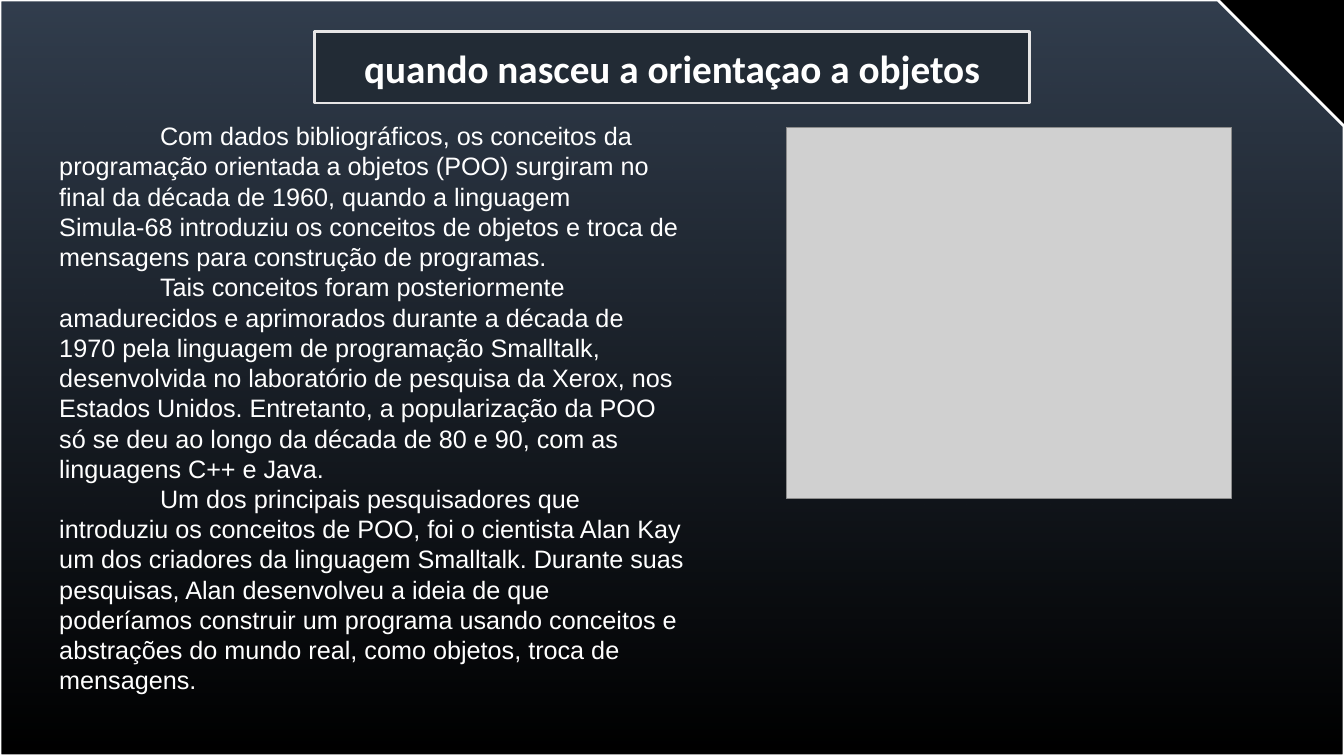
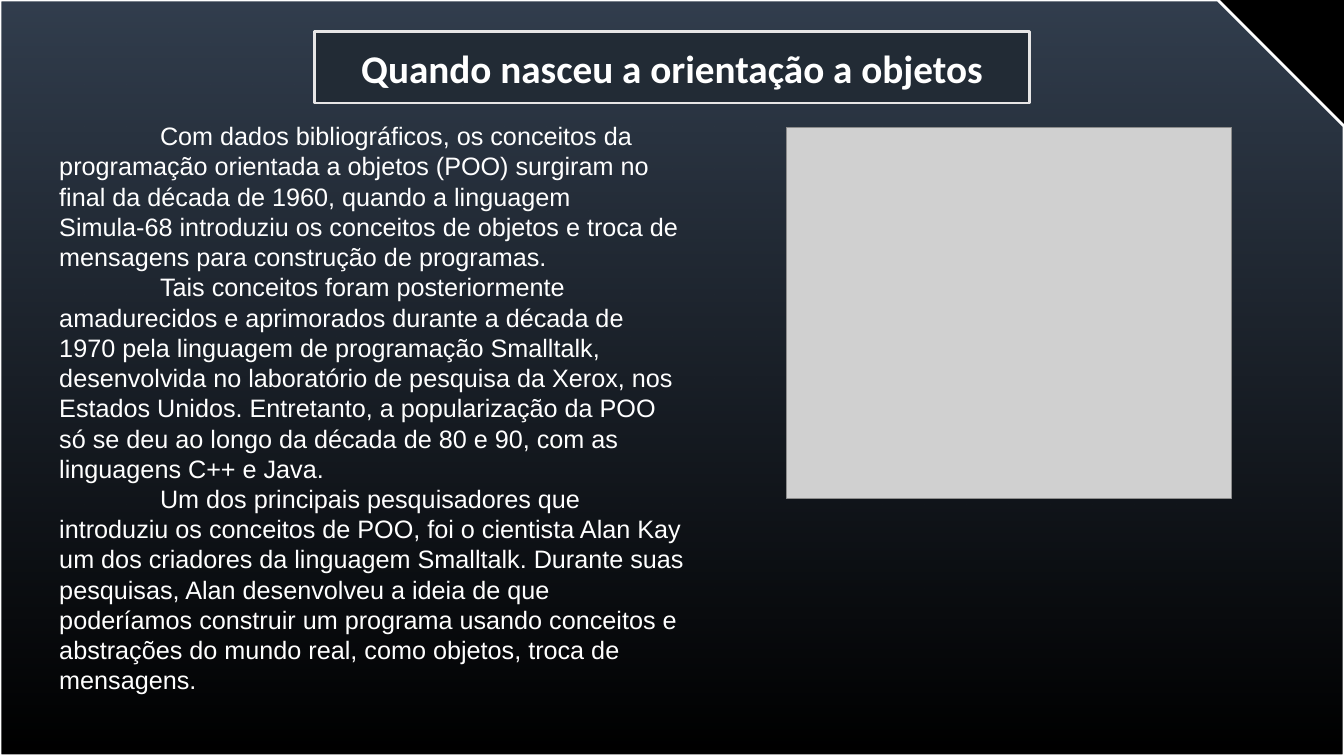
Before and after one commit to jorgevendramini/Aula_OOP, a slide deck: slide 3 of slide aula invertida atualizado(2).pptx. Drawn at 1344x756 pixels with LibreOffice and Linux fonts; fonts in the diff are those of the drawing; grey boxes stand for pictures. Boxes give left, top, right and bottom in pixels: in the first picture for what was removed or moved away, otherwise in the second. Text is boxed around its words. In the diff, an @@ line names an element or a change of style, - is before the commit and + after.

```diff
--- a/slide aula invertida atualizado(2).pptx
+++ b/slide aula invertida atualizado(2).pptx
@@ text in rectangle at box(361, 55, 982, 90): text changed @@
-quando nasceu a orientaçao a objetos
+Quando nasceu a orientação a objetos
```
Also in this commit, not shown: 1 other slide changed.
